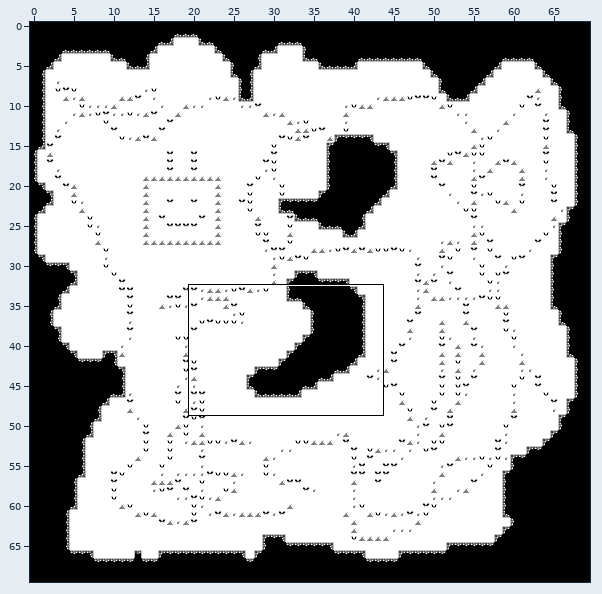
LDtk project: src/Resources/Levels/world.ldtk. The first picture is a wide view before the edit; the outline marks the close-up.
Close-up. Before the edit:
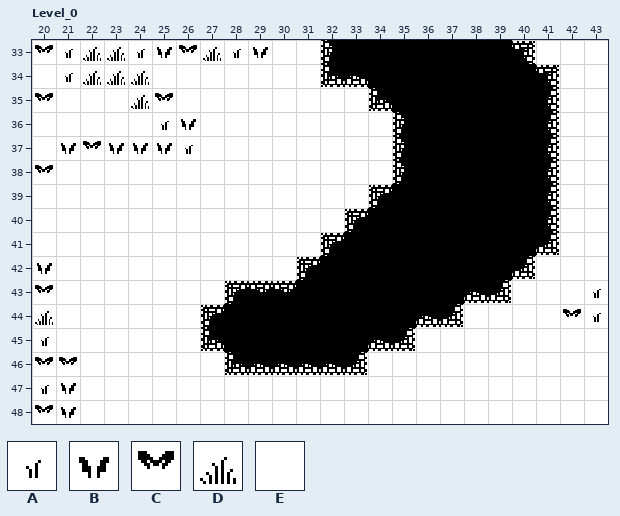
Cells are 16x16 px. Shown: Level_0 x 20..43, y 33..48. The commit also changed other parts of the map, which this record leaves out.
Key: from "Tileset_table_16_16": A 20, B 21, C 22, D 23, E 24.
_ is an empty cell.
Objects are placed by their top-left corner, in cells (3,4 is the top-left corner of cell 3,4); size is 1x1 cell unless given.
Layers that did not change in this view are not listed.
Layer "Floor" before, first column x 20:
33 CADDABCDABEEEEEEEEEEEEEE
34 EADDDEEEEEEEEEEEEEEEEEEE
35 CEEEDCEEEEEEEEEEEEEEEEEE
36 EEEEEABEEEEEEEEEEEEEEEEE
37 EBCBBBAEEEEEEEEEEEEEEEEE
38 CEEEEEEEEEEEEEEEEEEEEEEE
39 EEEEEEEEEEEEEEEEEEEEEEEE
40 EEEEEEEEEEEEEEEEEEEEEEEE
41 EEEEEEEEEEEEEEEEEEEEEEEE
42 BEEEEEEEEEEEEEEEEEEEEEEE
43 CEEEEEEEEEEEEEEEEEEEEEEA
44 DEEEEEEEEEEEEEEEEEEEEECA
45 AEEEEEEEEEEEEEEEEEEEEEEE
46 CCEEEEEEEEEEEEEEEEEEEEEE
47 ABEEEEEEEEEEEEEEEEEEEEEE
48 CBEEEEEEEEEEEEEEEEEEEEEE
Once edited:
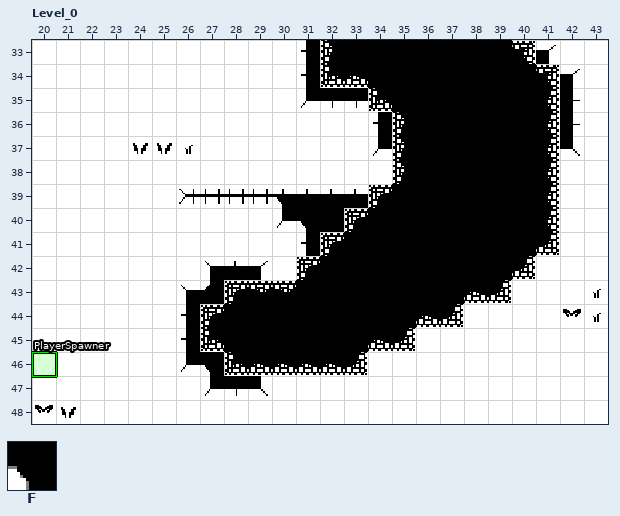
Further tiles: from "Spikes": F 1 "spikes".
Tiles of an added or newly shown layer are drawn over the layers below it.
The edit:
{"where": "layer \"Floor\""}
{"y":33,"x":20,"old":"CADDABCDAB","new":"EEEEEEEEEE"}
{"y":34,"x":21,"old":"ADDD","new":"EEEE"}
{"y":35,"x":20,"old":"C","new":"E"}
{"y":35,"x":24,"old":"DC","new":"EE"}
{"y":36,"x":25,"old":"AB","new":"EE"}
{"y":37,"x":21,"old":"BCB","new":"EEE"}
{"y":38,"x":20,"old":"C","new":"E"}
{"y":42,"x":20,"old":"B","new":"E"}
{"y":43,"x":20,"old":"C","new":"E"}
{"y":44,"x":20,"old":"D","new":"E"}
{"y":45,"x":20,"old":"A","new":"E"}
{"y":46,"x":20,"old":"CC","new":"EE"}
{"y":47,"x":20,"old":"AB","new":"EE"}
{"where": "layer \"Spikes\" (added)"}
{"y":33,"x":31,"old":"_","new":"F"}
{"y":33,"x":41,"old":"_","new":"F"}
{"y":34,"x":31,"old":"_","new":"F"}
{"y":34,"x":42,"old":"_","new":"F"}
{"y":35,"x":31,"old":"___","new":"FFF"}
{"y":35,"x":42,"old":"_","new":"F"}
{"y":36,"x":34,"old":"_","new":"F"}
{"y":36,"x":42,"old":"_","new":"F"}
{"y":37,"x":34,"old":"_","new":"F"}
{"y":37,"x":42,"old":"_","new":"F"}
{"y":39,"x":26,"old":"________","new":"FFFFFFFF"}
{"y":40,"x":30,"old":"___","new":"FFF"}
{"y":41,"x":31,"old":"_","new":"F"}
{"y":42,"x":27,"old":"___","new":"FFF"}
{"y":43,"x":26,"old":"__","new":"FF"}
{"y":44,"x":26,"old":"_","new":"F"}
{"y":45,"x":26,"old":"_","new":"F"}
{"y":46,"x":26,"old":"__","new":"FF"}
{"y":47,"x":27,"old":"___","new":"FFF"}
{"where": "layer \"Entities\" (added)"}
{"now": "\"PlayerSpawner\" rectangle at 20,46"}
